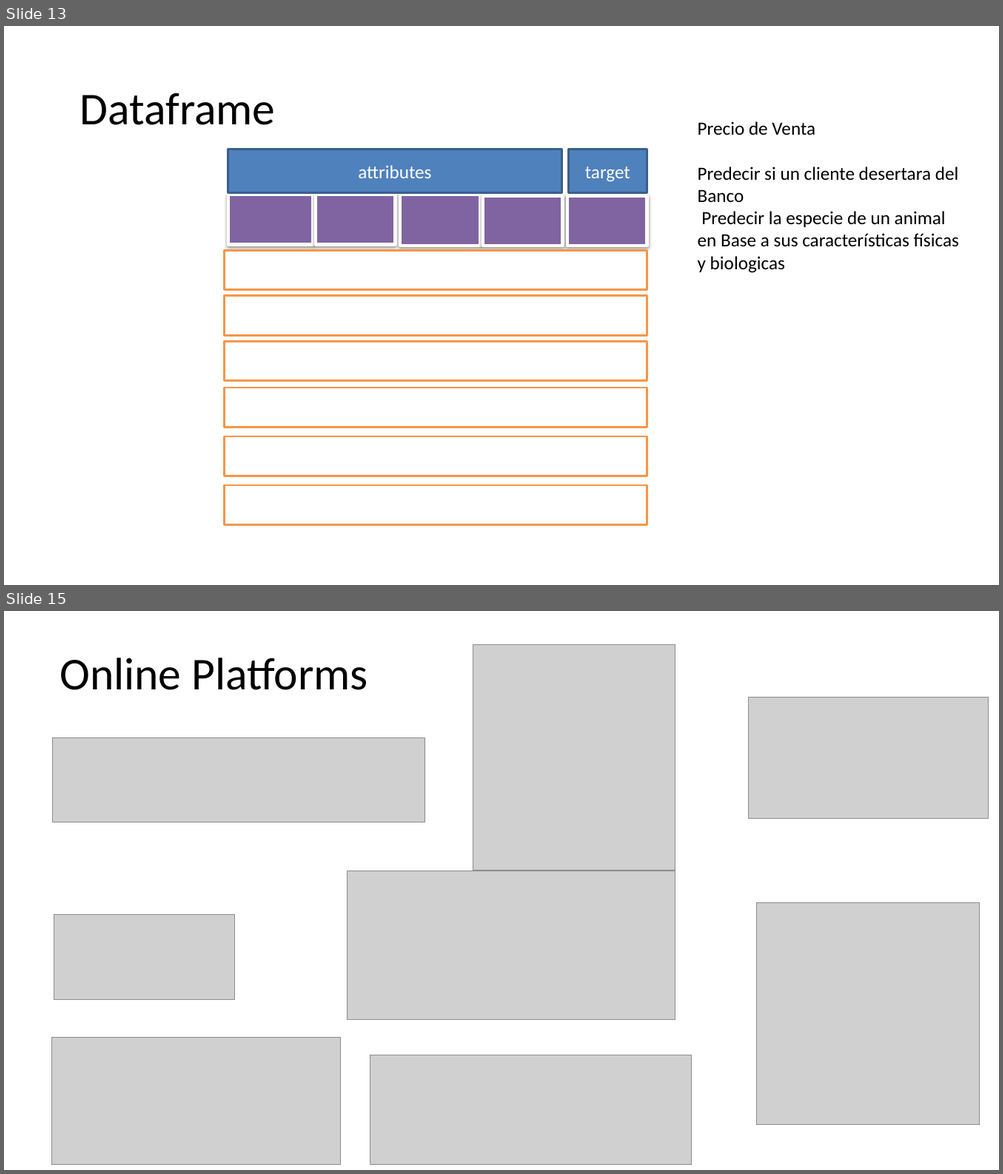
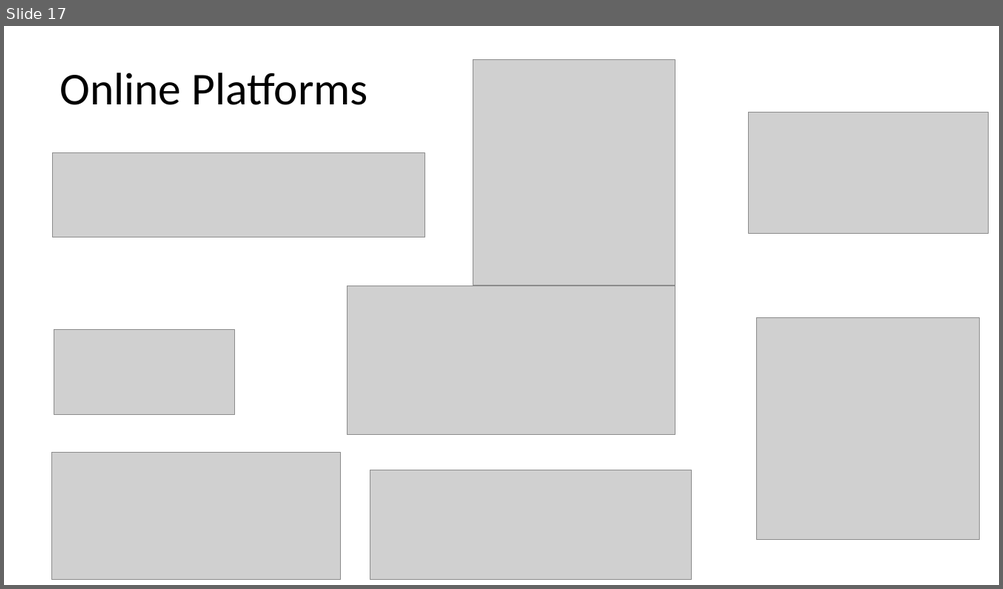
Before and after one commit to G94/CodeHunters_IntroduccionDS_01, a slide deck: Introducción al Análisis de Datos - 01.pptx. Shown one above the other, each under a label of ours: slides 13 and 15 before the commit, slide 17 after it; the slides between them are not shown. The pictures are 1003x1174 and 1003x589 pixels, drawn with LibreOffice and Linux fonts; fonts in the diff are those of the drawing; grey boxes stand for pictures. Boxes give left, top, right and bottom in pixels: in the first picture for what was removed or moved away, otherwise in the second. Text is boxed around its words. In the diff, an @@ line names an element or a change of style, - is before the commit and + after.

```diff
--- a/Introducción al Análisis de Datos - 01.pptx
+++ b/Introducción al Análisis de Datos - 01.pptx
@@ slide 13 removed at (4, 26, 999, 585), background #FFFFFF @@
@@ text removed at (79, 93, 275, 125) @@
-Dataframe
@@ text removed at (697, 121, 959, 273) @@
-Precio de Venta
-Predecir si un cliente desertara del Banco
-Predecir la especie de un animal en Base a sus características físicas y biologicas
@@ rectangle removed at (227, 149, 561, 193) @@
-attributes
@@ rectangle removed at (568, 149, 646, 193) @@
-target
@@ rectangle removed at (227, 195, 312, 244) @@
@@ rectangle removed at (316, 195, 395, 244) @@
@@ rectangle removed at (400, 195, 480, 246) @@
@@ rectangle removed at (483, 196, 563, 246) @@
@@ rectangle removed at (567, 196, 647, 246) @@
@@ rectangle removed at (224, 250, 647, 290) @@
@@ rectangle removed at (224, 296, 647, 335) @@
@@ rectangle removed at (224, 341, 647, 381) @@
@@ rectangle removed at (224, 388, 647, 427) @@
@@ rectangle removed at (224, 437, 647, 477) @@
@@ rectangle removed at (224, 486, 647, 526) @@
@@ what was slide 15 is now slide 17 @@
```
Also in this commit, not shown: 10 slides changed, 8 slides added, 4 other slides removed, 1 other file.
